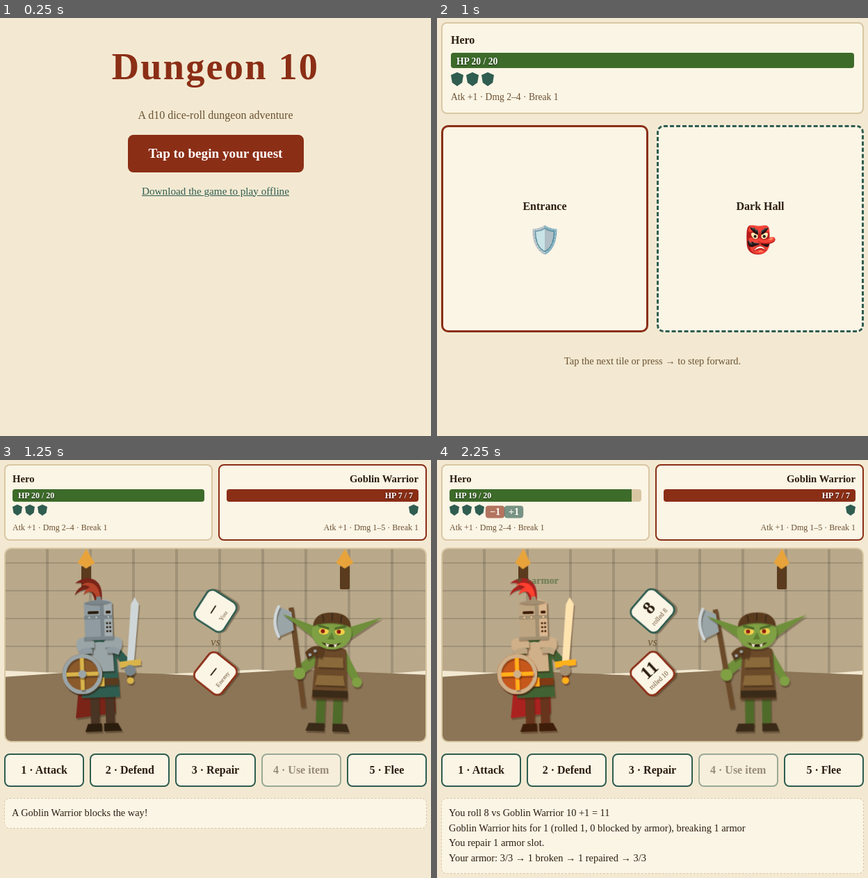
Above: before the commit, frames 1-4 (two rows, left to right).
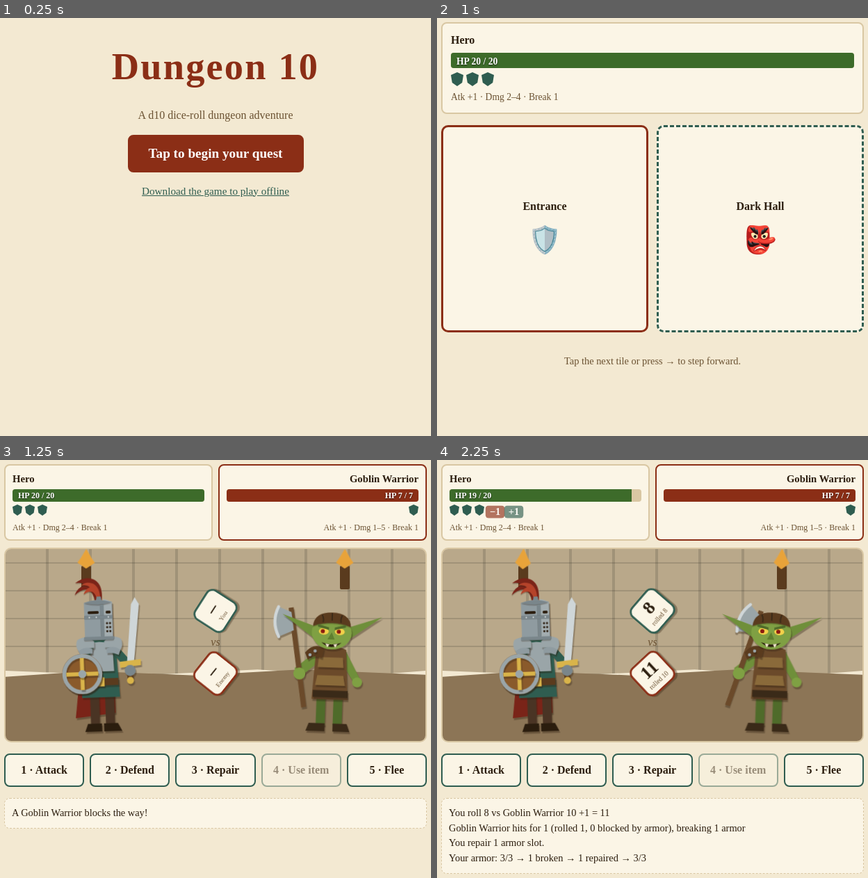
Above: after the commit, the same moments.

Repository: Wut-Lab/Dungeon-10
Game: browser game, page index.html
Two runs of this game, one before a commit and one after it. Both use one fixed random seed, a clock stepped at 60 frames per second and the inputs below.
Inputs:
- Up to frame 1 (0.25 s): no input
- Up to frame 2 (1 s): click "Tap to begin your quest" at 0.27 s
- Up to frame 3 (1.25 s): hold Right from 1.03 s (still down)
- Up to frame 4 (2.25 s): release Right at 1.53 s; hold Right from 1.58 s (still down); click "3 · Repair" at 2.02 s

Frames 1-2 are identical in both runs. In frame 3, less than 0.1% of the frame differs, in the area x 30-66%, y 35-53%; in frame 4, 6.9%, in the area x 13-90%, y 28-66%.

Commit message:
Attack, break and repair animations
Knight steps in and thrusts his sword (arm pivots at the shoulder);
goblin steps in, raises the axe and chops (axe pivots at the hand).
Defender flinches as the blow lands; a tie plays both attacks in turn.
Armor slots that break swell red, crack and fall; repaired slots glow
gold and pop back, after the break, so a break-then-repair round is
visible. All motion is skipped with reduced motion.

Co-Authored-By: Claude Opus 5.5 <noreply@anthropic.com>
Claude-Session: https://claude.ai/code/session_013BExePevm9JAB9t41chAoh

Diff:
--- a/art.js
+++ b/art.js
@@ -11,12 +11,14 @@
   <path d="M45 69 Q58 64 71 69 L72 96 L44 96 Z" fill="#9aa5a8"/>
   <rect x="40" y="103" width="36" height="7" fill="#5a3b1e"/>
   <rect x="54" y="102" width="8" height="9" fill="#d9b44a"/>
+  <g class="wpn sword">
   <path d="M70 64 L91 89 L85 95 L66 72 Z" fill="#2f5d50"/>
   <rect x="85" y="89" width="6" height="15" fill="#5a3b1e"/>
   <circle cx="88" cy="106" r="3.5" fill="#d9b44a"/>
   <path d="M85 89 L92 89 L99 30 L95 23 L91 30 Z" fill="#cfd6d8"/>
   <path d="M78 87 L99 85 L99 91 L78 93 Z" fill="#d9b44a"/>
   <circle cx="88" cy="96" r="5.5" fill="#7a868b"/>
+  </g>
   <path d="M46 66 L36 88 L43 91 L52 72 Z" fill="#2f5d50"/>
   <path d="M53 66 Q46 58 36 64 Q33 72 39 77 Q46 72 53 72 Z" fill="#9aa5a8"/>
   <path d="M51 73 Q44 70 37 75 L39 80 Q45 77 51 78 Z" fill="#8f9ba0"/>
@@ -53,10 +55,12 @@
   <path d="M50 82 H74 L75 92 H49 Z M49 100 H75 L77 110 H47 Z" fill="#8a6a3a"/>
   <rect x="45" y="115" width="35" height="7" fill="#3a2a18"/>
   <circle cx="89" cy="106" r="5" fill="#7fa043"/>
+  <g class="wpn axe">
   <path d="M18 34 L23 33 L39 132 L34 133 Z" fill="#6b4a2a"/>
   <path d="M21 38 L8 33 Q1 48 9 63 L24 56 Z" fill="#9aa5a8"/>
   <path d="M8 33 Q1 48 9 63" fill="none" stroke="#cfd6d8" stroke-width="3" stroke-linecap="round"/>
   <circle cx="31" cy="99" r="6" fill="#7fa043"/>
+  </g>
   <path d="M36 78 Q44 67 55 73 L53 83 Q45 79 39 85 Z" fill="#5a3b1e"/>
   <circle cx="46" cy="76" r="1.6" fill="#9aa5a8"/><circle cx="41" cy="80" r="1.6" fill="#9aa5a8"/>
   <path d="M44 51 L12 40 L44 63 Z" fill="#6f8f3a"/>
--- a/game.js
+++ b/game.js
@@ -49,6 +49,7 @@
   state.fx = [];
   state.armorFx = { hero: { lost: 0, gained: 0 }, foe: { lost: 0, gained: 0 } };
   const startIntact = intact(h);
+  state.armorStart = { hero: startIntact, foe: intact(f) };
   const hd = d10(), fd = d10();
   // Attacking uses the attack bonus; other actions roll a plain d10.
   const hTotal = hd + (action === 'attack' || action === 'flee' ? h.attack : 0);
@@ -124,16 +125,50 @@
   el.querySelector('.stats').textContent = `Atk +${u.attack} · Dmg ${u.damage[0]}–${u.damage[1]} · Break ${u.armorBreak}`;
 }
 
-// Round animations: attacker lunges, defender shakes; repair glints.
+// Round animations (Web Animations API). Skipped when the player prefers reduced motion.
+const calm = matchMedia('(prefers-reduced-motion: reduce)');
+const ATTACK = {
+  // Knight: step forward and thrust the sword (arm pivots at the shoulder).
+  hero: { body: [{ transform: 'none' }, { transform: 'translateX(-4px)', offset: .3 }, { transform: 'translateX(26px)', offset: .6 }, { transform: 'none' }],
+          wpn: [{ transform: 'none' }, { transform: 'rotate(-15deg)', offset: .3 }, { transform: 'rotate(68deg) translateX(6px)', offset: .6 }, { transform: 'none' }] },
+  // Goblin: step forward, raise the axe back, then chop down (axe pivots at the hand).
+  foe:  { body: [{ transform: 'none' }, { transform: 'translateX(4px)', offset: .3 }, { transform: 'translateX(-26px)', offset: .6 }, { transform: 'none' }],
+          wpn: [{ transform: 'none' }, { transform: 'rotate(30deg)', offset: .3 }, { transform: 'rotate(-80deg)', offset: .6 }, { transform: 'none' }] },
+};
+const HURT = [{ transform: 'none' }, { transform: 'translateX(-6px)', filter: 'sepia(1) saturate(4) hue-rotate(-30deg)', offset: .2 },
+  { transform: 'translateX(6px)', offset: .4 }, { transform: 'translateX(-4px)', offset: .6 }, { transform: 'none', filter: 'none' }];
+const BREAK = [{ transform: 'none', background: 'var(--accent2)', opacity: 1 },
+  { transform: 'scale(1.5) rotate(-12deg)', background: 'var(--accent)', opacity: 1, offset: .35 },
+  { transform: 'translateY(5px) rotate(18deg) scale(.7)', background: 'var(--accent)', opacity: .2, offset: .7 },
+  { transform: 'none', background: 'var(--line)', opacity: .6 }];
+const REPAIR = [{ transform: 'scale(.6)', background: 'var(--line)', opacity: .6, filter: 'none' },
+  { transform: 'scale(1.6)', background: '#f2d14a', opacity: 1, filter: 'drop-shadow(0 0 6px #f2d14a)', offset: .45 },
+  { transform: 'none', background: 'var(--accent2)', opacity: 1, filter: 'none' }];
+const SPEED = 650; // ms for one attack
+
 function playFx() {
   const figs = { hero: $('#fig-hero'), foe: $('#fig-foe') };
-  for (const el of Object.values(figs)) el.classList.remove('lunge', 'hurt', 'mend');
-  void document.body.offsetWidth; // restart CSS animations
-  for (const fx of state.fx || []) {
-    if (fx.repair) figs.hero.classList.add('mend');
-    else { figs[fx.att].classList.add('lunge'); figs[fx.def].classList.add('hurt'); }
-  }
   for (const d of ['#hd', '#fd']) { const el = $(d).parentElement; el.classList.remove('roll'); void el.offsetWidth; el.classList.add('roll'); }
+  if (calm.matches) return;
+  // Attacks play one after another (a tie shows both); each defender flinches as the blow lands.
+  let t = 0;
+  for (const fx of (state.fx || []).filter(x => !x.repair)) {
+    const fig = figs[fx.att], a = ATTACK[fx.att];
+    fig.animate(a.body, { duration: SPEED, delay: t, easing: 'ease-in-out' });
+    fig.querySelector('.wpn')?.animate(a.wpn, { duration: SPEED, delay: t, easing: 'ease-in-out' });
+    figs[fx.def].animate(HURT, { duration: 400, delay: t + SPEED * .55 });
+    t += SPEED;
+  }
+  // Shield symbols: slots that broke crack and fall; slots that came back glow and pop in.
+  for (const side of ['hero', 'foe']) {
+    const af = state.armorFx?.[side]; if (!af) continue;
+    const slots = document.querySelectorAll(`#${side} .slot`);
+    const start = state.armorStart[side], afterHit = start - af.lost;
+    const breakAt = t ? t - SPEED * .45 : 0;
+    for (let i = afterHit; i < start; i++) slots[i]?.animate(BREAK, { duration: 600, delay: breakAt, fill: 'both' });
+    for (let i = afterHit; i < afterHit + af.gained; i++) slots[i]?.animate(REPAIR, { duration: 600, delay: breakAt + (af.lost ? 700 : 0), fill: af.lost ? 'forwards' : 'both' });
+    if (af.gained) figs.hero.animate([{ filter: 'none' }, { filter: 'drop-shadow(0 0 8px #f2d14a)' }, { filter: 'none' }], { duration: 600, delay: breakAt + (af.lost ? 700 : 0) });
+  }
 }
 
 function render() {
--- a/style.css
+++ b/style.css
@@ -50,12 +50,6 @@
 .fig svg{height:100%;width:auto;overflow:visible}
 .paper>*{filter:drop-shadow(1.5px 2.5px 0 rgba(43,29,14,.35))}
 .fig.hero svg{transform:rotate(-2deg)}.fig.foe-fig svg{transform:rotate(2deg)}
-.fig.lunge.hero{animation:lungeR .45s ease-out}.fig.lunge.foe-fig{animation:lungeL .45s ease-out}
-.fig.hurt{animation:hurt .5s ease-out .2s}
-.fig.mend::after{content:"✦ +armor";position:absolute;top:0;left:50%;transform:translateX(-50%);font:700 .9rem Georgia,serif;color:var(--accent2);animation:rise 1s ease-out forwards}
-@keyframes lungeR{40%{transform:translateX(22px) rotate(4deg)}}
-@keyframes lungeL{40%{transform:translateX(-22px) rotate(-4deg)}}
-@keyframes hurt{20%,60%{transform:translateX(-6px);filter:sepia(1) saturate(4) hue-rotate(-30deg)}40%,80%{transform:translateX(6px)}}
 @keyframes rise{from{opacity:1;top:10px}to{opacity:0;top:-20px}}
 #dice{position:relative;z-index:1;align-self:center;flex-direction:column;gap:4px}
 .die{width:58px;height:58px;transform:rotate(-4deg);box-shadow:2px 3px 0 rgba(43,29,14,.35)}
@@ -76,3 +70,6 @@
 @keyframes pop{from{transform:scale(1.6);opacity:0}}
 .paper>.d{filter:drop-shadow(.4px .6px 0 rgba(43,29,14,.3))}
 .paper>.m{filter:drop-shadow(.8px 1.2px 0 rgba(43,29,14,.32))}
+.wpn{transform-box:view-box}
+.wpn.sword{transform-origin:68px 68px}.wpn.axe{transform-origin:31px 99px}
+.slot{transform-origin:50% 60%}
